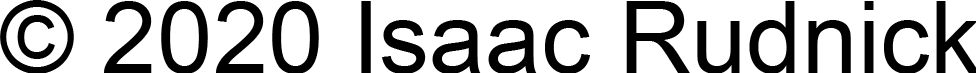
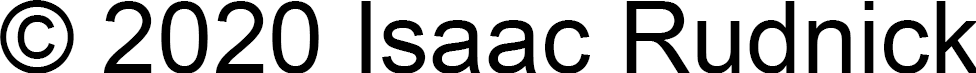
Comparing the layer stacks of the two 976 x 73 images. Changes:
showed "Layer 0", painted on it over [0, 0, 976, 73]
